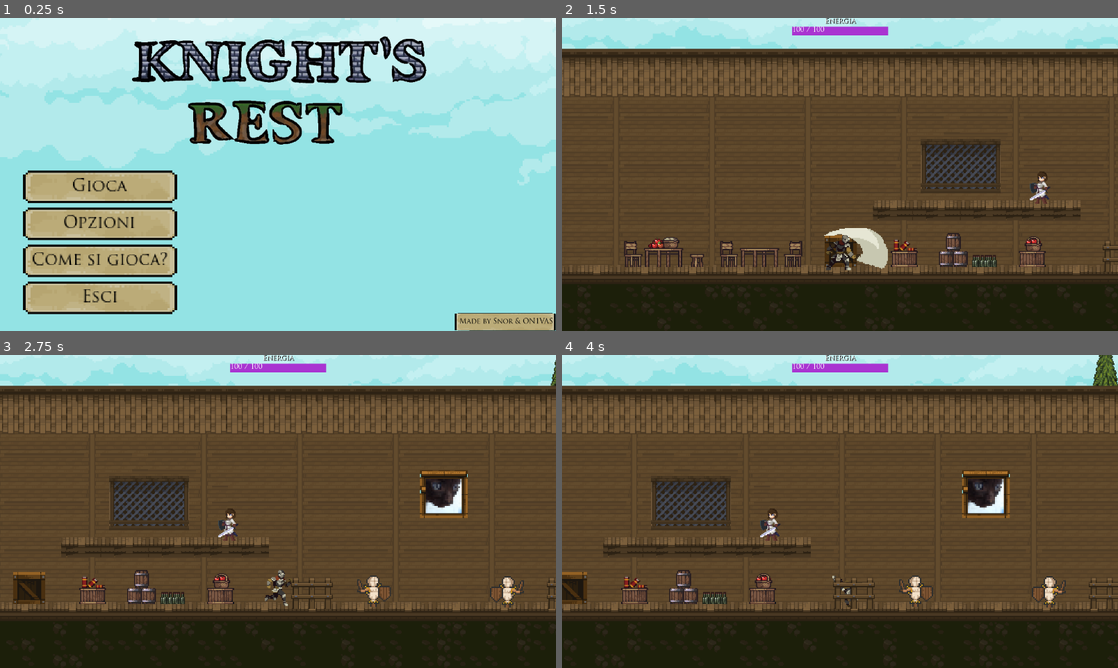
Above: before the commit, frames 1-4 (two rows, left to right).
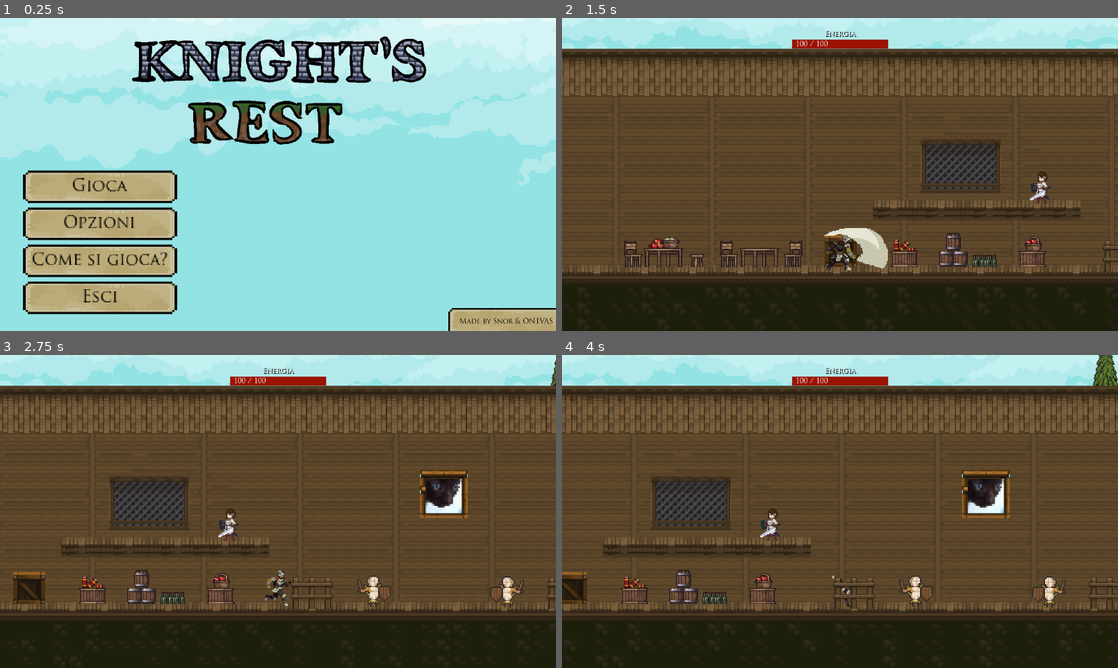
Above: after the commit, the same moments.

Repository: ON1VAS/tesiUni2025
Game: Godot game, scene res://scene/menu.tscn
Same seed, same stepped clock (60 frames per second), same inputs: the game is played once before the commit and once after it.
Inputs:
- Up to frame 1 (0.25 s): no input
- Up to frame 2 (1.5 s): click "Gioca" at 0.5 s; hold D (ui_right) from 1.28 s (still down); tap K (attackfast) at 1.35 s
- Up to frame 3 (2.75 s): keep holding D (ui_right); tap E (ui_accept) at 1.52, 2.27 s; tap L (attackpesant) at 2.1 s
- Up to frame 4 (4 s): release D (ui_right) at 2.78 s; hold A (ui_left) 2.78-3.53 s; hold H (return_home) 2.78-3.53 s; hold D (ui_right) from 3.53 s (still down); tap Shift (roll) at 3.6 s; tap E (ui_accept) at 3.77 s

The runs differ from the first frame. In frame 1, 0.5% of the frame differs, in the area x 80-100%, y 92-100%; in frame 2, 1.1%, in the area x 41-59%, y 0-10%; in frame 3, 1.1%; in frame 4, 1.1%.

Commit message:
sistemati tutti i menu a livello grafico

Diff:
--- a/scene/DialogueBox.tscn
+++ b/scene/DialogueBox.tscn
@@ -1,6 +1,7 @@
-[gd_scene load_steps=3 format=3 uid="uid://b50aqprkx4ob8"]
+[gd_scene load_steps=4 format=3 uid="uid://b50aqprkx4ob8"]
 
 [ext_resource type="Script" uid="uid://25ajflpa2r1h" path="res://script/dialoguebox.gd" id="1_7yacq"]
+[ext_resource type="Theme" uid="uid://l2vc7oc1ypof" path="res://theme/theme1.tres" id="2_tlvoq"]
 
 [sub_resource type="StyleBoxFlat" id="StyleBoxFlat_7yacq"]
 bg_color = Color(0.0713833, 0.068076, 0.0666521, 1)
@@ -23,10 +24,11 @@
 anchor_bottom = 1.0
 offset_left = -20.0
 offset_top = -40.0
-offset_right = 20.0
+offset_right = 30.0
 grow_horizontal = 2
 grow_vertical = 0
 size_flags_stretch_ratio = 2.0
+theme = ExtResource("2_tlvoq")
 theme_override_styles/panel = SubResource("StyleBoxFlat_7yacq")
 
 [node name="DialogueLabel" type="Label" parent="PanelContainer"]
--- a/scene/game.tscn
+++ b/scene/game.tscn
@@ -3328,7 +3328,7 @@
 b = Vector2(83, 178)
 
 [sub_resource type="StyleBoxFlat" id="StyleBoxFlat_i6gbm"]
-bg_color = Color(0.662745, 0.203922, 0.819608, 1)
+bg_color = Color(0.607843, 0.0745098, 0, 1)
 
 [node name="game" type="Node2D"]
 script = ExtResource("1_81276")
@@ -3471,8 +3471,9 @@
 anchor_left = 0.5
 anchor_right = 0.5
 offset_left = -110.5
+offset_top = 30.0
 offset_right = 110.5
-offset_bottom = 47.0
+offset_bottom = 77.0
 grow_horizontal = 2
 
 [node name="Label" type="Label" parent="CanvasLayer/VBoxContainer"]
@@ -3491,9 +3492,11 @@
 
 [node name="Label" type="Label" parent="CanvasLayer/VBoxContainer/energiaBar"]
 layout_mode = 0
-offset_right = 40.0
+offset_left = 8.0
+offset_right = 48.0
 offset_bottom = 23.0
 horizontal_alignment = 1
+vertical_alignment = 1
 
 [connection signal="game_started" from="." to="EnemySpawner" method="_on_game_game_started"]
 [connection signal="player_defeated" from="protagonista" to="." method="_on_protagonista_player_defeated"]
--- a/scene/hub_map.tscn
+++ b/scene/hub_map.tscn
@@ -6237,7 +6237,7 @@
 size = Vector2(147, 71.5)
 
 [sub_resource type="StyleBoxFlat" id="StyleBoxFlat_t2rro"]
-bg_color = Color(0.662745, 0.203922, 0.819608, 1)
+bg_color = Color(0.607843, 0.0745098, 0, 1)
 
 [sub_resource type="RectangleShape2D" id="RectangleShape2D_4hjmu"]
 size = Vector2(96, 65)
@@ -6436,9 +6436,12 @@
 anchor_left = 0.5
 anchor_right = 0.5
 offset_left = -110.0
+offset_top = 30.0
 offset_right = 111.0
-offset_bottom = 47.0
+offset_bottom = 77.0
 grow_horizontal = 2
+size_flags_horizontal = 4
+metadata/_edit_use_anchors_ = true
 
 [node name="Label" type="Label" parent="CanvasLayer/VBoxContainer"]
 layout_mode = 2
@@ -6456,9 +6459,11 @@
 
 [node name="Label" type="Label" parent="CanvasLayer/VBoxContainer/energiaBar"]
 layout_mode = 0
-offset_right = 40.0
+offset_left = 8.0
+offset_right = 48.0
 offset_bottom = 23.0
 horizontal_alignment = 1
+vertical_alignment = 1
 
 [node name="AreaLog" type="Area2D" parent="."]
 
--- a/scene/tempo_rimanente.tscn
+++ b/scene/tempo_rimanente.tscn
@@ -1,6 +1,12 @@
-[gd_scene load_steps=2 format=3 uid="uid://c3px6ndac26ab"]
+[gd_scene load_steps=5 format=3 uid="uid://c3px6ndac26ab"]
 
 [ext_resource type="Script" uid="uid://dch4y4pjbggws" path="res://scene/tempo_rimanente.gd" id="1_14ykx"]
+[ext_resource type="Texture2D" uid="uid://da8moeshvudgb" path="res://testures/Legacy-Fantasy - High Forest 2.3/HUD/Base-01.png" id="2_wj8oi"]
+[ext_resource type="Theme" uid="uid://c3usv1irpubfp" path="res://theme/theme2.tres" id="3_j1xil"]
+
+[sub_resource type="AtlasTexture" id="AtlasTexture_7akog"]
+atlas = ExtResource("2_wj8oi")
+region = Rect2(0, 0, 64, 64)
 
 [node name="tempo_rimanente" type="Control"]
 texture_filter = 1
@@ -19,26 +25,21 @@
 size_flags_horizontal = 4
 script = ExtResource("1_14ykx")
 
-[node name="ColorRect" type="ColorRect" parent="."]
-layout_mode = 1
-anchors_preset = -1
-anchor_left = -0.5
-anchor_top = -0.375
-anchor_right = -0.5
-anchor_bottom = 0.05
-offset_left = -11.0
-offset_top = -4.0
-offset_right = 95.0
-offset_bottom = 53.0
-color = Color(0.129412, 0.129412, 0.129412, 0.615686)
-metadata/_edit_use_anchors_ = true
+[node name="TextureRect" type="TextureRect" parent="."]
+layout_mode = 0
+offset_left = -32.0
+offset_top = -26.0
+offset_right = 87.0
+offset_bottom = 60.0
+texture = SubResource("AtlasTexture_7akog")
 
 [node name="Label" type="Label" parent="."]
 layout_mode = 2
-offset_left = -20.0
-offset_top = -19.0
-offset_right = 65.0
-offset_bottom = 4.0
+offset_left = -21.0
+offset_top = -17.0
+offset_right = 73.0
+offset_bottom = 6.0
+theme = ExtResource("3_j1xil")
 text = "hh  mm  ss"
 horizontal_alignment = 1
 
@@ -46,7 +47,7 @@
 layout_mode = 0
 offset_left = -19.0
 offset_top = 1.0
-offset_right = 64.0
+offset_right = 79.0
 offset_bottom = 51.0
 alignment = 1
 
@@ -56,36 +57,42 @@
 
 [node name="ore" type="Label" parent="VBoxContainer/HBoxContainer"]
 layout_mode = 2
+theme = ExtResource("3_j1xil")
 text = "00"
 horizontal_alignment = 1
 vertical_alignment = 1
 
 [node name="Label" type="Label" parent="VBoxContainer/HBoxContainer"]
 layout_mode = 2
+theme = ExtResource("3_j1xil")
 text = ":"
 horizontal_alignment = 1
 vertical_alignment = 1
 
 [node name="minuti" type="Label" parent="VBoxContainer/HBoxContainer"]
 layout_mode = 2
+theme = ExtResource("3_j1xil")
 text = "00"
 horizontal_alignment = 1
 vertical_alignment = 1
 
 [node name="Label2" type="Label" parent="VBoxContainer/HBoxContainer"]
 layout_mode = 2
+theme = ExtResource("3_j1xil")
 text = ":"
 horizontal_alignment = 1
 vertical_alignment = 1
 
 [node name="secondi" type="Label" parent="VBoxContainer/HBoxContainer"]
 layout_mode = 2
+theme = ExtResource("3_j1xil")
 text = "00"
 horizontal_alignment = 1
 vertical_alignment = 1
 
 [node name="tempoSecondi" type="Label" parent="VBoxContainer"]
 layout_mode = 2
+theme = ExtResource("3_j1xil")
 text = "00"
 horizontal_alignment = 1
 vertical_alignment = 1
--- a/scene/timer_selector.tscn
+++ b/scene/timer_selector.tscn
@@ -1,10 +1,17 @@
-[gd_scene load_steps=6 format=3 uid="uid://bi18x11emhua"]
+[gd_scene load_steps=10 format=3 uid="uid://bi18x11emhua"]
 
 [ext_resource type="Script" uid="uid://btshb2cmmgqwt" path="res://scene/timer_selector.gd" id="1_qxxub"]
 [ext_resource type="Script" uid="uid://dgqekrn07c64g" path="res://scene/decine_ore.gd" id="1_vom58"]
 [ext_resource type="Script" uid="uid://cfw4k77hq33b8" path="res://scene/unita_ore.gd" id="2_t0e23"]
+[ext_resource type="Texture2D" uid="uid://da8moeshvudgb" path="res://testures/Legacy-Fantasy - High Forest 2.3/HUD/Base-01.png" id="2_x4mk2"]
+[ext_resource type="Theme" uid="uid://c3usv1irpubfp" path="res://theme/theme2.tres" id="3_3ypxs"]
 [ext_resource type="Script" uid="uid://dpl5ovtups6ua" path="res://scene/decine_minuti.gd" id="3_t0e23"]
 [ext_resource type="Script" uid="uid://tpfxj7bkf0y3" path="res://scene/unita_minuti.gd" id="4_2rpnw"]
+[ext_resource type="Theme" uid="uid://l2vc7oc1ypof" path="res://theme/theme1.tres" id="5_mkuok"]
+
+[sub_resource type="AtlasTexture" id="AtlasTexture_w2js5"]
+atlas = ExtResource("2_x4mk2")
+region = Rect2(0, 0, 64, 64)
 
 [node name="TimerSelector" type="Control"]
 texture_filter = 1
@@ -20,6 +27,14 @@
 size_flags_vertical = 4
 script = ExtResource("1_qxxub")
 
+[node name="TextureRect" type="TextureRect" parent="."]
+layout_mode = 0
+offset_left = -33.0
+offset_top = -37.0
+offset_right = 478.0
+offset_bottom = 329.0
+texture = SubResource("AtlasTexture_w2js5")
+
 [node name="VBoxContainer" type="VBoxContainer" parent="."]
 layout_mode = 0
 offset_right = 370.0
@@ -28,6 +43,7 @@
 
 [node name="Label2" type="Label" parent="VBoxContainer"]
 layout_mode = 2
+theme = ExtResource("3_3ypxs")
 text = "Scegli quanto tempo far riposare l'avventuriero,
 Nel mentre ti potrai dedicare a ciò che vuoi!"
 horizontal_alignment = 1
@@ -35,6 +51,7 @@
 
 [node name="Label" type="Label" parent="VBoxContainer"]
 layout_mode = 2
+theme = ExtResource("3_3ypxs")
 text = " ora      min"
 horizontal_alignment = 1
 
@@ -50,15 +67,18 @@
 
 [node name="oreUp" type="Button" parent="VBoxContainer/HBoxContainer/decineOre"]
 layout_mode = 2
-text = "+"
+theme = ExtResource("5_mkuok")
+text = " + "
 
 [node name="Label1" type="Label" parent="VBoxContainer/HBoxContainer/decineOre"]
 layout_mode = 2
+theme = ExtResource("3_3ypxs")
 horizontal_alignment = 1
 
 [node name="oreDown" type="Button" parent="VBoxContainer/HBoxContainer/decineOre"]
 layout_mode = 2
-text = "-"
+theme = ExtResource("5_mkuok")
+text = " - "
 
 [node name="unitaOre" type="VBoxContainer" parent="VBoxContainer/HBoxContainer"]
 layout_mode = 2
@@ -66,21 +86,25 @@
 
 [node name="ore2Up" type="Button" parent="VBoxContainer/HBoxContainer/unitaOre"]
 layout_mode = 2
-text = "+"
+theme = ExtResource("5_mkuok")
+text = " + "
 
 [node name="Label2" type="Label" parent="VBoxContainer/HBoxContainer/unitaOre"]
 layout_mode = 2
+theme = ExtResource("3_3ypxs")
 horizontal_alignment = 1
 
 [node name="ore2Down" type="Button" parent="VBoxContainer/HBoxContainer/unitaOre"]
 layout_mode = 2
-text = "-"
+theme = ExtResource("5_mkuok")
+text = " - "
 
 [node name="HBoxContainer" type="HBoxContainer" parent="VBoxContainer/HBoxContainer"]
 layout_mode = 2
 
 [node name="Label" type="Label" parent="VBoxContainer/HBoxContainer/HBoxContainer"]
 layout_mode = 2
+theme = ExtResource("3_3ypxs")
 text = ":"
 
 [node name="decineMinuti" type="VBoxContainer" parent="VBoxContainer/HBoxContainer"]
@@ -89,15 +113,18 @@
 
 [node name="minuti1Up" type="Button" parent="VBoxContainer/HBoxContainer/decineMinuti"]
 layout_mode = 2
-text = "+"
+theme = ExtResource("5_mkuok")
+text = " + "
 
 [node name="Label3" type="Label" parent="VBoxContainer/HBoxContainer/decineMinuti"]
 layout_mode = 2
+theme = ExtResource("3_3ypxs")
 horizontal_alignment = 1
 
 [node name="minuti1Down" type="Button" parent="VBoxContainer/HBoxContainer/decineMinuti"]
 layout_mode = 2
-text = "-"
+theme = ExtResource("5_mkuok")
+text = " - "
 
 [node name="unitaMinuti" type="VBoxContainer" parent="VBoxContainer/HBoxContainer"]
 layout_mode = 2
@@ -105,15 +132,18 @@
 
 [node name="minuti2Up" type="Button" parent="VBoxContainer/HBoxContainer/unitaMinuti"]
 layout_mode = 2
-text = "+"
+theme = ExtResource("5_mkuok")
+text = " + "
 
 [node name="Label4" type="Label" parent="VBoxContainer/HBoxContainer/unitaMinuti"]
 layout_mode = 2
+theme = ExtResource("3_3ypxs")
 horizontal_alignment = 1
 
 [node name="minuti2Down" type="Button" parent="VBoxContainer/HBoxContainer/unitaMinuti"]
 layout_mode = 2
-text = "-"
+theme = ExtResource("5_mkuok")
+text = " - "
 
 [node name="TextEdit" type="TextEdit" parent="VBoxContainer"]
 custom_minimum_size = Vector2(200, 0)
@@ -130,10 +160,12 @@
 
 [node name="annulla" type="Button" parent="VBoxContainer/pulsanti"]
 layout_mode = 2
-text = "annulla"
+theme = ExtResource("5_mkuok")
+text = " annulla "
 
 [node name="conferma" type="Button" parent="VBoxContainer/pulsanti"]
 layout_mode = 2
+theme = ExtResource("5_mkuok")
 text = "  inizia! "
 
 [connection signal="cambia_decine_ore" from="VBoxContainer/HBoxContainer/unitaOre" to="VBoxContainer/HBoxContainer/decineOre" method="_on_unita_ore_cambia_decine_ore"]
--- a/script/dialoguebox.gd
+++ b/script/dialoguebox.gd
@@ -8,7 +8,7 @@
 
 func _ready():
 	# cambia colore testo
-	dialogue_label.add_theme_color_override("font_color", Color.WHITE)
+	dialogue_label.add_theme_color_override("font_color", Color.BLACK)
 
 
 # Funzione per avviare il dialogo
--- a/theme/theme1.tres
+++ b/theme/theme1.tres
@@ -51,7 +51,11 @@
 
 [sub_resource type="StyleBoxTexture" id="StyleBoxTexture_cuuor"]
 texture = ExtResource("1_5i60x")
-region_rect = Rect2(0, 0, 64, 64)
+expand_margin_left = 15.0
+expand_margin_top = 12.0
+expand_margin_right = 15.0
+expand_margin_bottom = 12.0
+region_rect = Rect2(0, 64, 64, 16)
 
 [sub_resource type="StyleBoxTexture" id="StyleBoxTexture_mdss1"]
 texture = ExtResource("1_5i60x")
@@ -87,7 +91,7 @@
 Button/styles/normal = SubResource("StyleBoxTexture_rhpoe")
 Button/styles/pressed = SubResource("StyleBoxTexture_cfdeq")
 Label/colors/font_color = Color(0, 0, 0, 1)
-Label/colors/font_outline_color = Color(1, 1, 1, 1)
+Label/colors/font_outline_color = Color(0, 0, 0, 1)
 Label/styles/normal = SubResource("StyleBoxTexture_cuuor")
 Panel/styles/normal = SubResource("StyleBoxTexture_mdss1")
 TabBar/colors/drop_mark_color = Color(0, 0, 0, 1)
--- a/theme/theme2.tres
+++ b/theme/theme2.tres
@@ -2,7 +2,7 @@
 
 [resource]
 Label/colors/font_color = Color(0, 0, 0, 1)
-Label/colors/font_outline_color = Color(1, 1, 1, 1)
+Label/colors/font_outline_color = Color(0, 0, 0, 1)
 RichTextLabel/colors/default_color = Color(0, 0, 0, 1)
 RichTextLabel/colors/font_outline_color = Color(1, 1, 1, 1)
 TabContainer/colors/drop_mark_color = Color(0, 0, 0, 1)
--- /dev/null
+++ b/theme/theme3.tres
@@ -0,0 +1,3 @@
+[gd_resource type="Theme" format=3 uid="uid://bsgcaf40h6gjm"]
+
+[resource]
